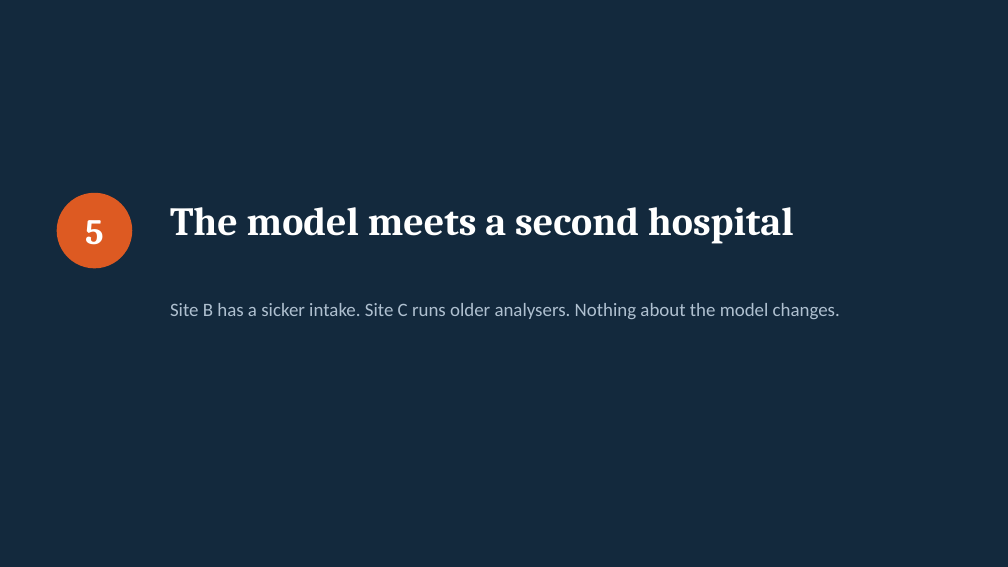
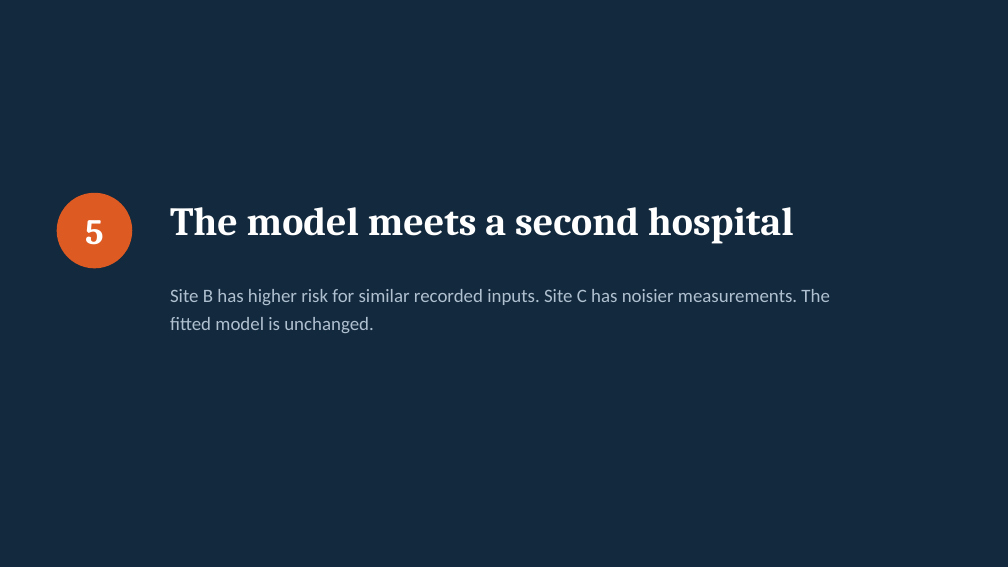
Before and after one commit to vafaei-ar/ai-uncertainty-2026-healthcare, a slide deck: slide 17 of slides/lecture1_honest_probabilities.pptx. Drawn at 1008x567 pixels with LibreOffice and Linux fonts; fonts in the diff are those of the drawing. Boxes give left, top, right and bottom in pixels: in the first picture for what was removed or moved away, otherwise in the second. Text is boxed around its words. In the diff, an @@ line names an element or a change of style, - is before the commit and + after.

```diff
--- a/slides/lecture1_honest_probabilities.pptx
+++ b/slides/lecture1_honest_probabilities.pptx
@@ text at (170,289,830,333): text changed @@
-Site B has a sicker intake. Site C runs older analysers. Nothing about the model changes.
+Site B has higher risk for similar recorded inputs. Site C has noisier measurements. The fitted model is unchanged.
```
Also in this commit, not shown: 4 other slides changed, 25 other files.
